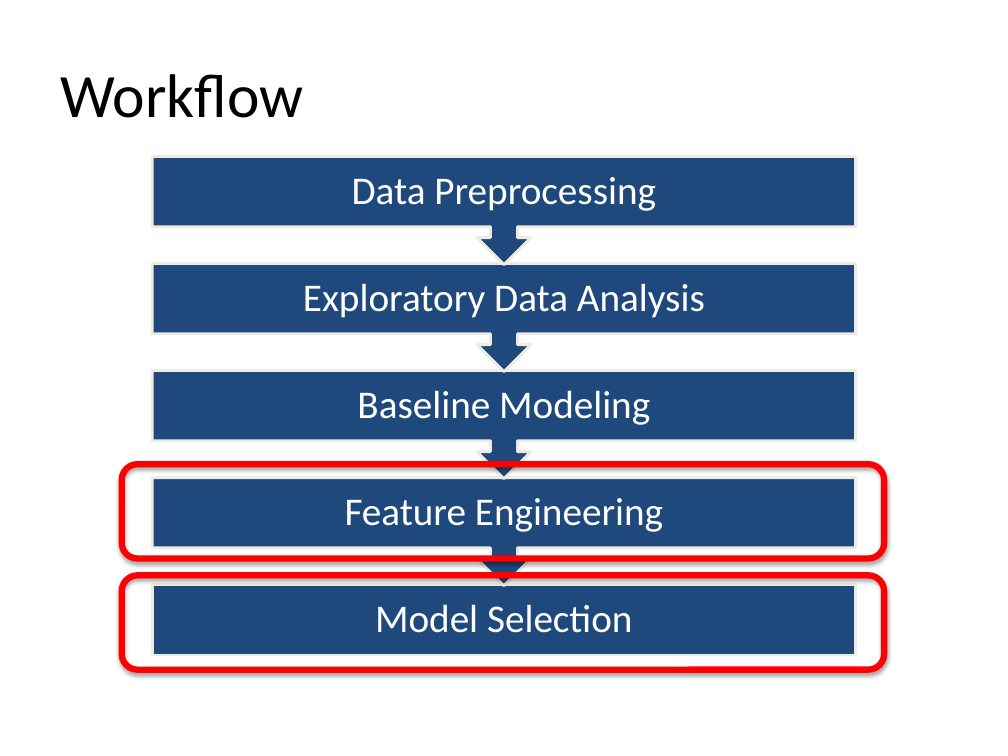
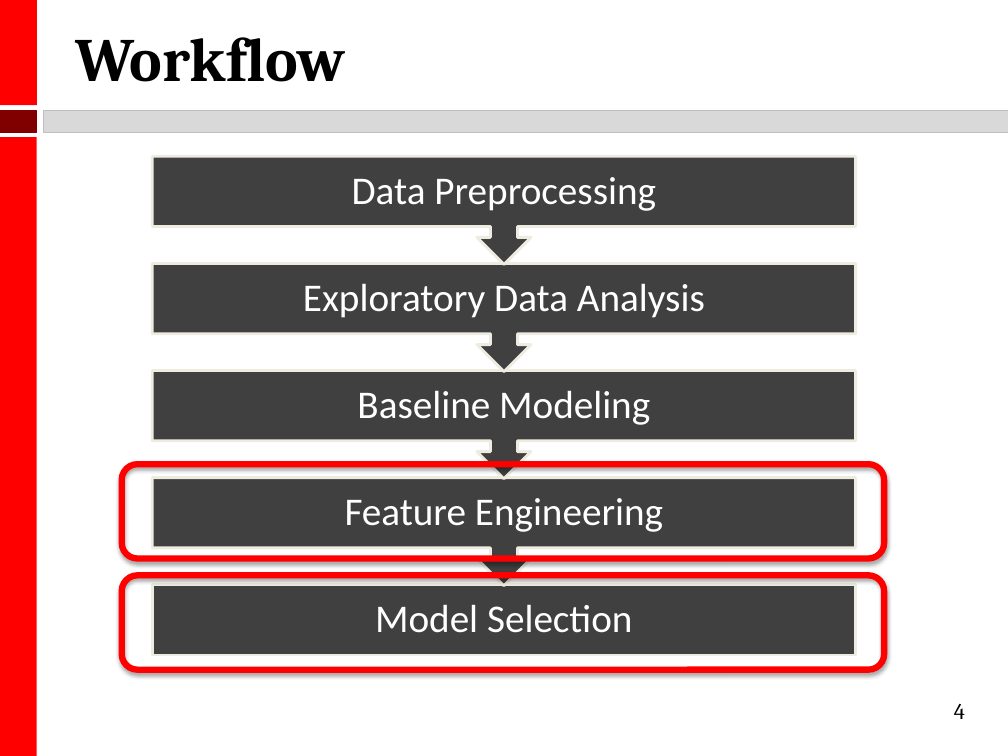
Before and after one commit to kmhoo/AdvancedMLProject, a slide deck: slide 4 of advML_final_presentation.pptx. Drawn at 1008x756 pixels with LibreOffice and Linux fonts; fonts in the diff are those of the drawing. Boxes give left, top, right and bottom in pixels: in the first picture for what was removed or moved away, otherwise in the second. Text is boxed around its words. In the diff, an @@ line names an element or a change of style, - is before the commit and + after.

```diff
--- a/advML_final_presentation.pptx
+++ b/advML_final_presentation.pptx
@@ title "Workflow" moved from (x1=60, y1=74, x2=303, y2=118) to (x1=75, y1=37, x2=345, y2=82) @@
@@ title "Workflow" at (x1=75, y1=37, x2=345, y2=82): font Calibri to Cambria, bold on @@
@@ group added at (x1=0, y1=0, x2=1008, y2=756): 4 rectangles @@
@@ fill #1F497D to #404040 in 5 elements at (x1=152, y1=585, x2=856, y2=655), (x1=152, y1=478, x2=856, y2=586), (x1=152, y1=371, x2=856, y2=479), (x1=152, y1=263, x2=856, y2=371), (x1=152, y1=156, x2=856, y2=264) @@
@@ page number added at (x1=954, y1=704, x2=965, y2=719), 16 pt, text #000000 @@
+4
```
Also in this commit, not shown: 8 other slides changed, 2 slides removed.
